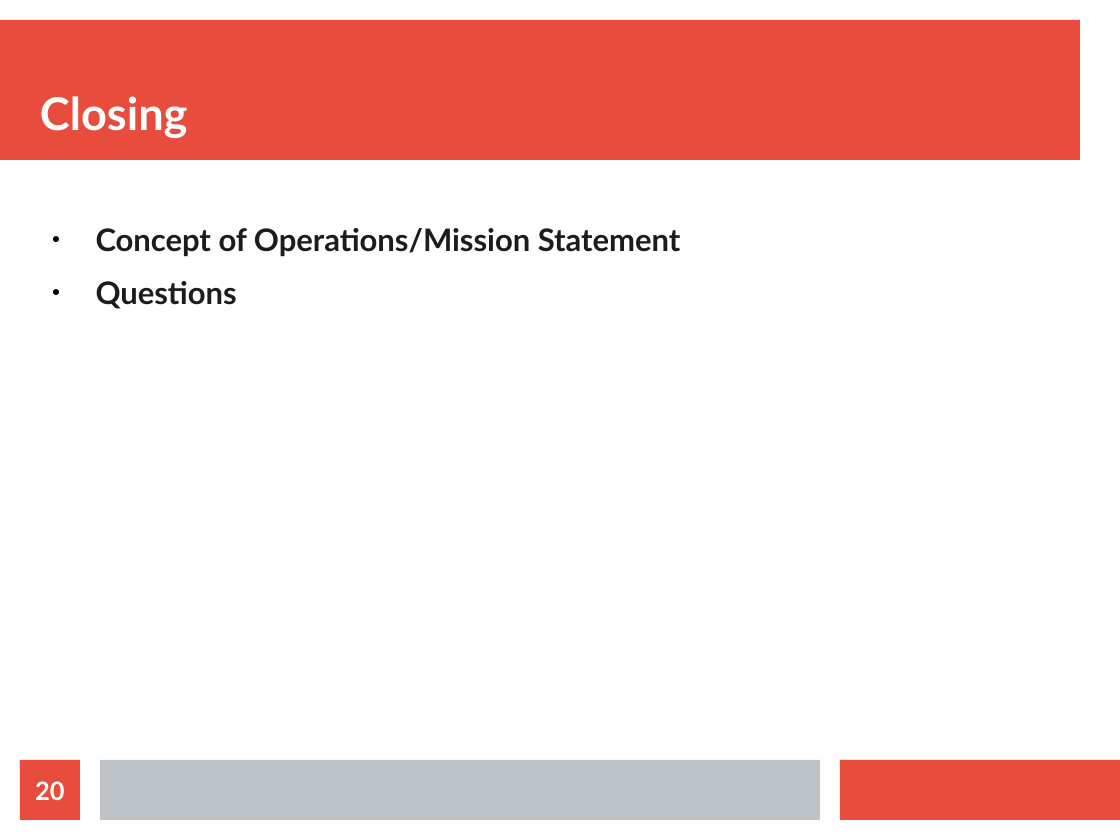
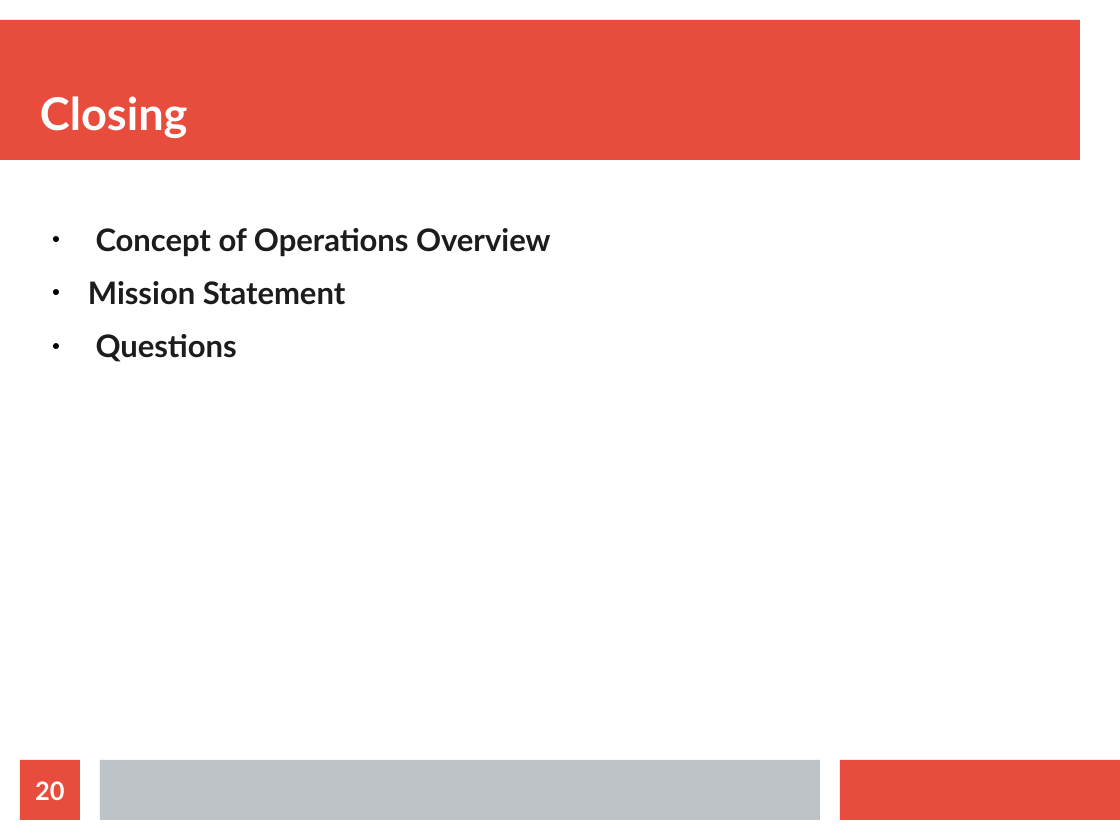
Before and after one commit to RDozier22/Threat-Capstone, a slide deck: slide 20 of Threat 200 Capstone/Air Speed Velocity Co Security Brief.odp. Drawn at 1120x840 pixels with LibreOffice and Linux fonts; fonts in the diff are those of the drawing. Boxes give left, top, right and bottom in pixels: in the first picture for what was removed or moved away, otherwise in the second. Text is boxed around its words. In the diff, an @@ line names an element or a change of style, - is before the commit and + after.

```diff
--- a/Threat 200 Capstone/Air Speed Velocity Co Security Brief.odp
+++ b/Threat 200 Capstone/Air Speed Velocity Co Security Brief.odp
@@ text at box(88, 228, 550, 305): text changed @@
-● Concept of Operations/Mission Statement
+● Concept of Operations Overview
+● Mission Statement
```
Also in this commit, not shown: 9 other slides changed.
